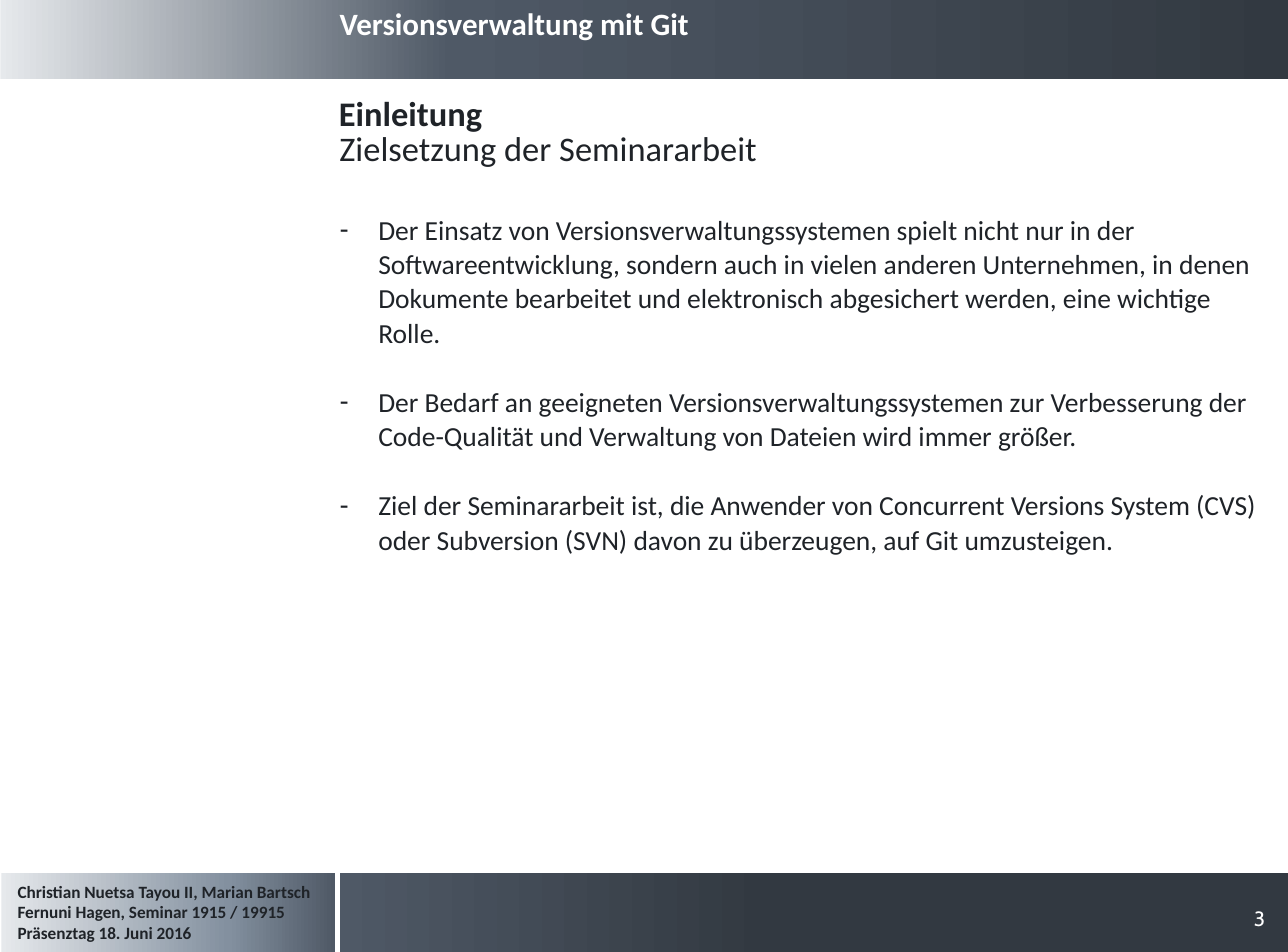
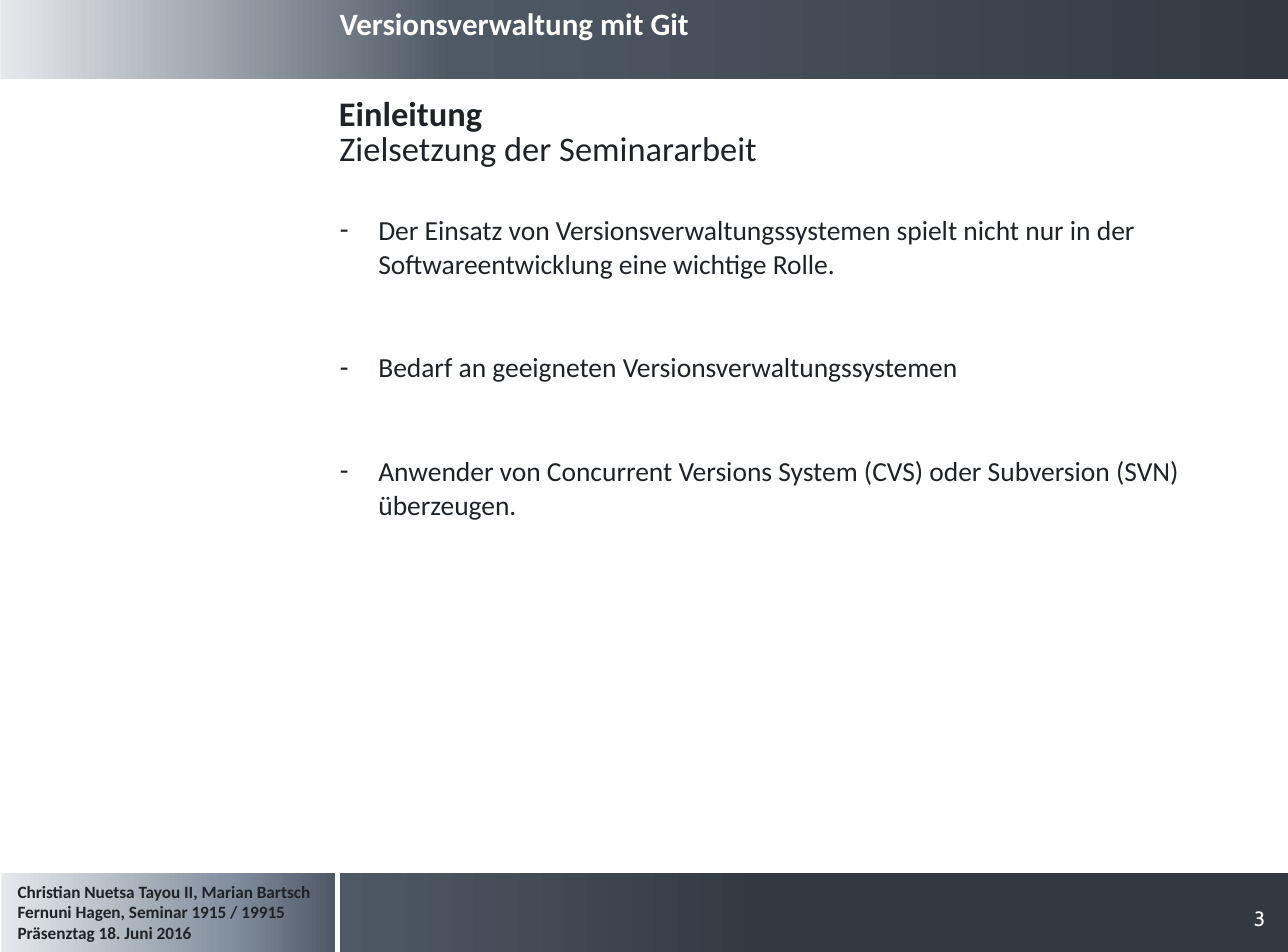
Before and after one commit to cristallin/git-project-seminar, a slide deck: slide 3 of Präsentation_Seminararbeit.pptx. Drawn at 1288x952 pixels with LibreOffice and Linux fonts; fonts in the diff are those of the drawing; background and template pictures are left out. Boxes give left, top, right and bottom in pixels: in the first picture for what was removed or moved away, otherwise in the second. Text is boxed around its words. In the diff, an @@ line names an element or a change of style, - is before the commit and + after.

```diff
--- a/Präsentation_Seminararbeit.pptx
+++ b/Präsentation_Seminararbeit.pptx
@@ text at box(378, 221, 1178, 520): text changed @@
-– Der Einsatz von Versionsverwaltungssystemen spielt nicht nur in der Softwareentwicklung, sondern auch in vielen anderen Unternehmen, in denen Dokumente bearbeitet und elektronisch abgesichert werden, eine wichtige Rolle.
-– Der Bedarf an geeigneten Versionsverwaltungssystemen zur Verbesserung der Code-Qualität und Verwaltung von Dateien wird immer größer.
-– Ziel der Seminararbeit ist, die Anwender von Concurrent Versions System (CVS) oder Subversion (SVN) davon zu überzeugen, auf Git umzusteigen.
+– Der Einsatz von Versionsverwaltungssystemen spielt nicht nur in der Softwareentwicklung eine wichtige Rolle.
+– Bedarf an geeigneten Versionsverwaltungssystemen
+– Anwender von Concurrent Versions System (CVS) oder Subversion (SVN) überzeugen.
```
Also in this commit, not shown: 12 other slides changed, 1 slide removed.
